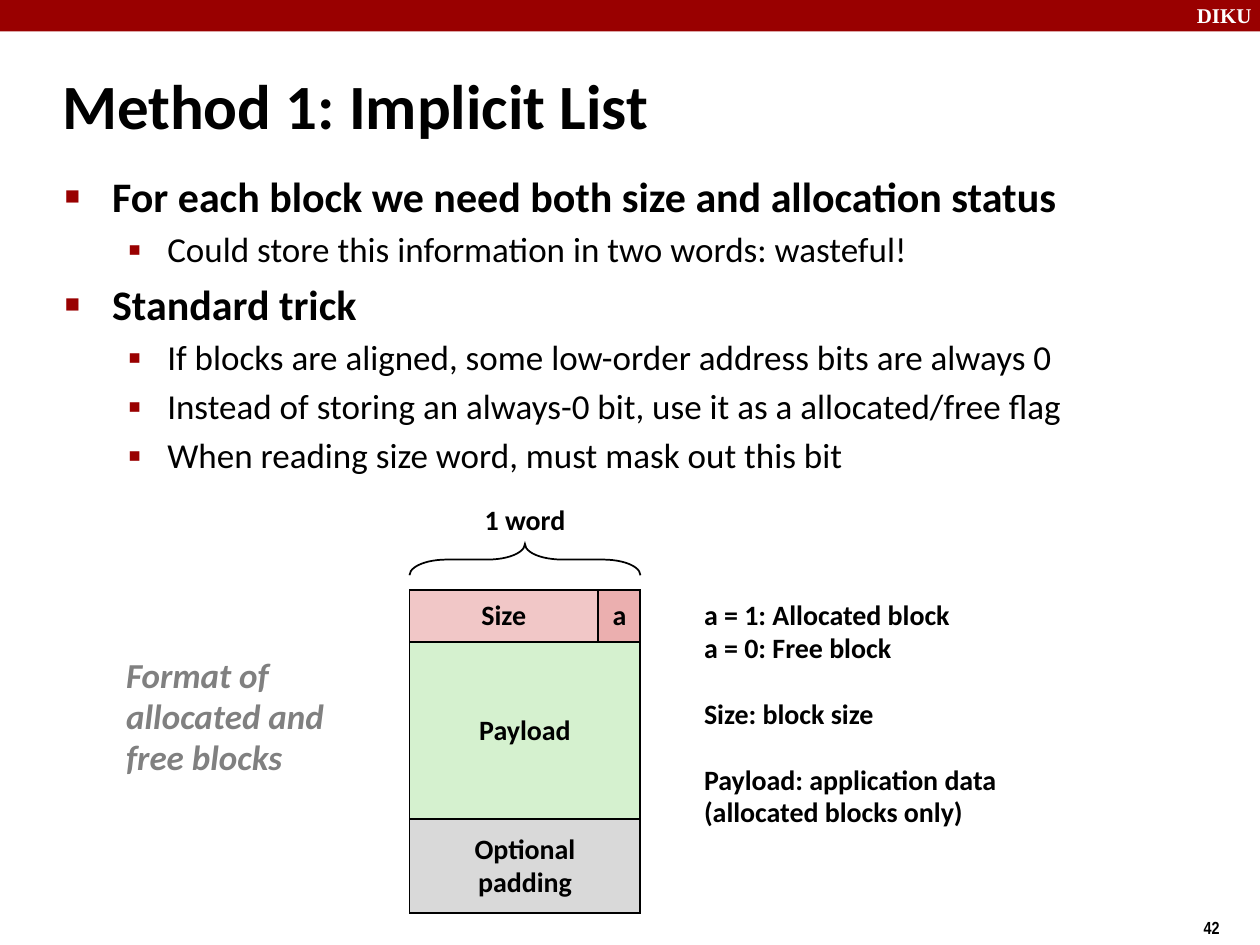
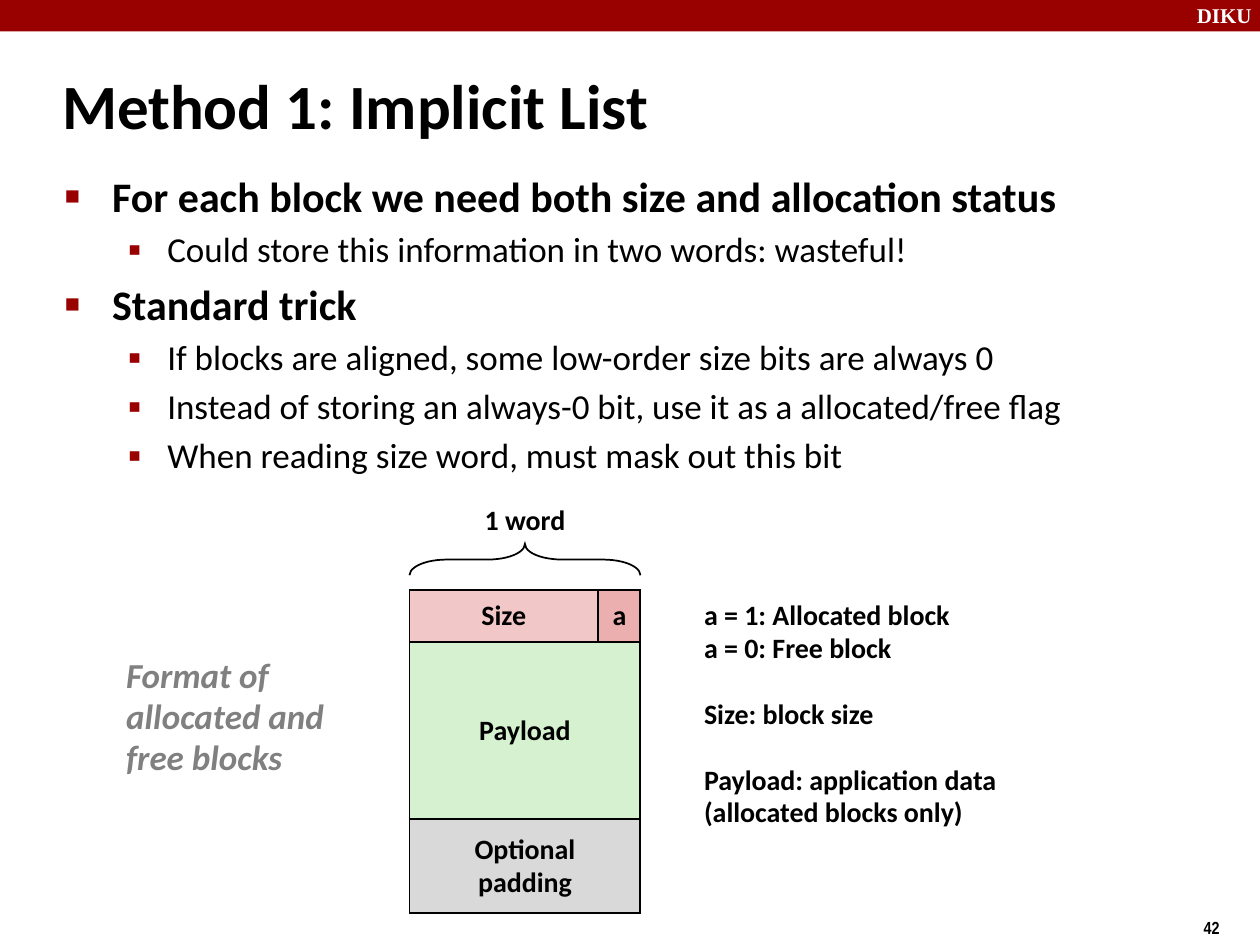
Before and after one commit to diku-compSys/compSys-e2020-pub, a slide deck: slide 42 of material/201102_virtual_memory_ii/virtual_memory_ii.odp. Drawn at 1260x945 pixels with LibreOffice and Linux fonts; fonts in the diff are those of the drawing. Boxes give left, top, right and bottom in pixels: in the first picture for what was removed or moved away, otherwise in the second. Text is boxed around its words. In the diff, an @@ line names an element or a change of style, - is before the commit and + after.

```diff
--- a/material/201102_virtual_memory_ii/virtual_memory_ii.odp
+++ b/material/201102_virtual_memory_ii/virtual_memory_ii.odp
@@ text at [167, 345, 994, 376]: text changed @@
-  ▪ If blocks are aligned, some low-order address bits are always 0
+  ▪ If blocks are aligned, some low-order size bits are always 0
```
Also in this commit, not shown: 1 other slide changed, 2 other files.
